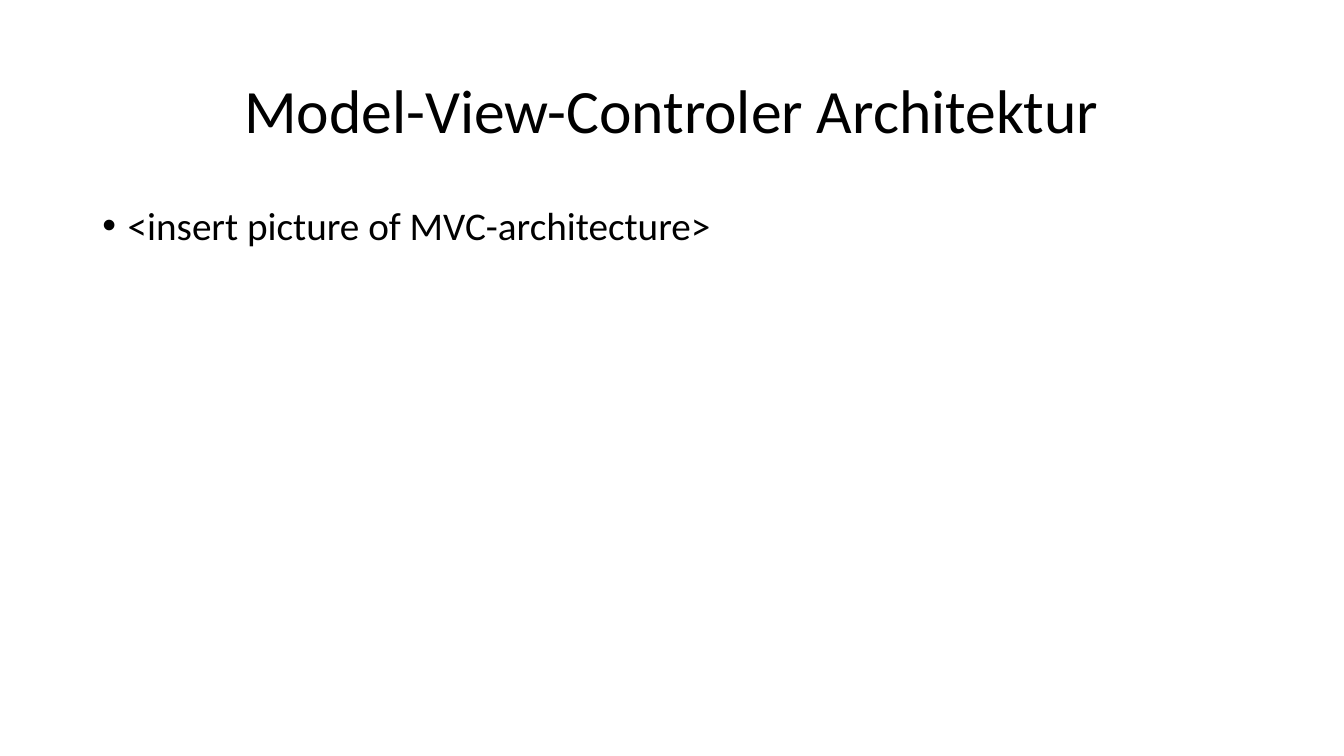
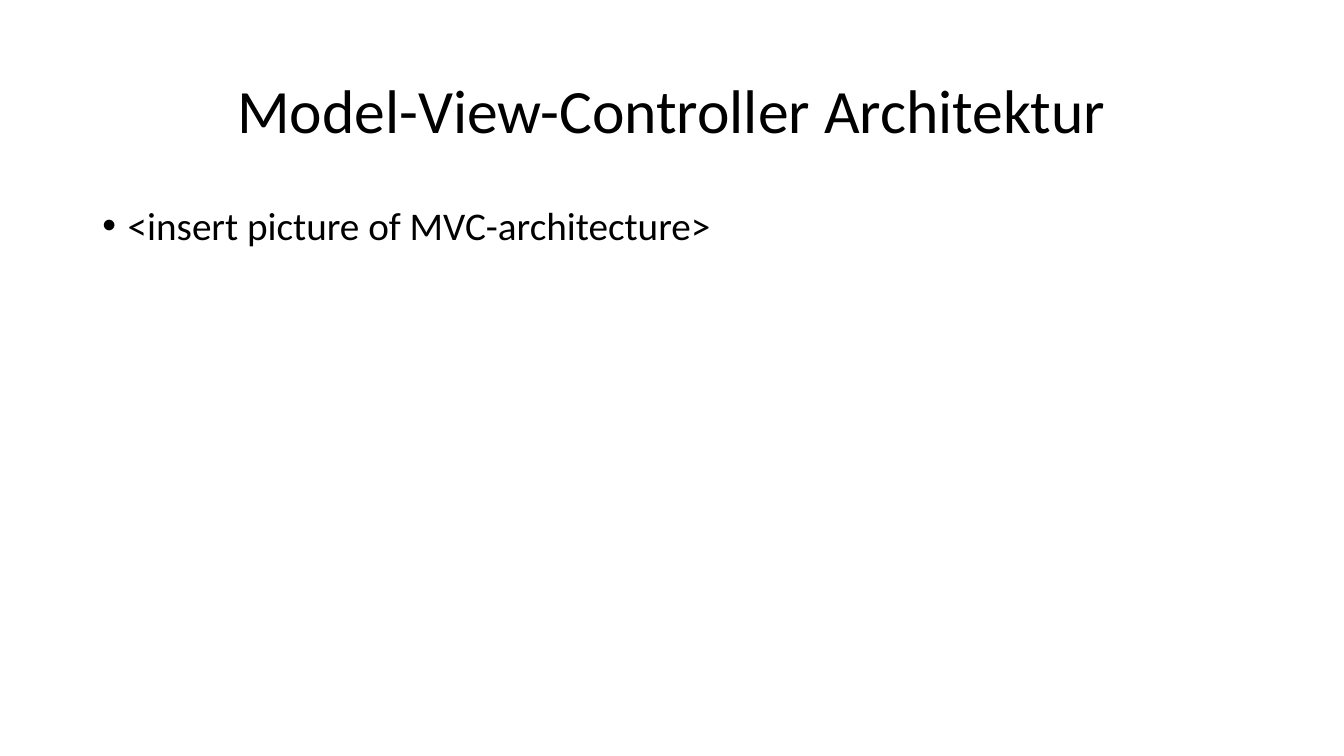
Before and after one commit to segidev/htwg.se.awol, a slide deck: slide 8 of Projektpräsentation SE.pptx (slide 7 before the commit). Drawn at 1344x756 pixels with LibreOffice and Linux fonts; fonts in the diff are those of the drawing. Boxes give left, top, right and bottom in pixels: in the first picture for what was removed or moved away, otherwise in the second. Text is boxed around its words. In the diff, an @@ line names an element or a change of style, - is before the commit and + after.

```diff
--- a/Projektpräsentation SE.pptx
+++ b/Projektpräsentation SE.pptx
@@ title at bbox=[237, 90, 1105, 134]: text changed @@
-Model-View-Controler Architektur
+Model-View-Controller Architektur
```
Also in this commit, not shown: 3 other slides changed.
